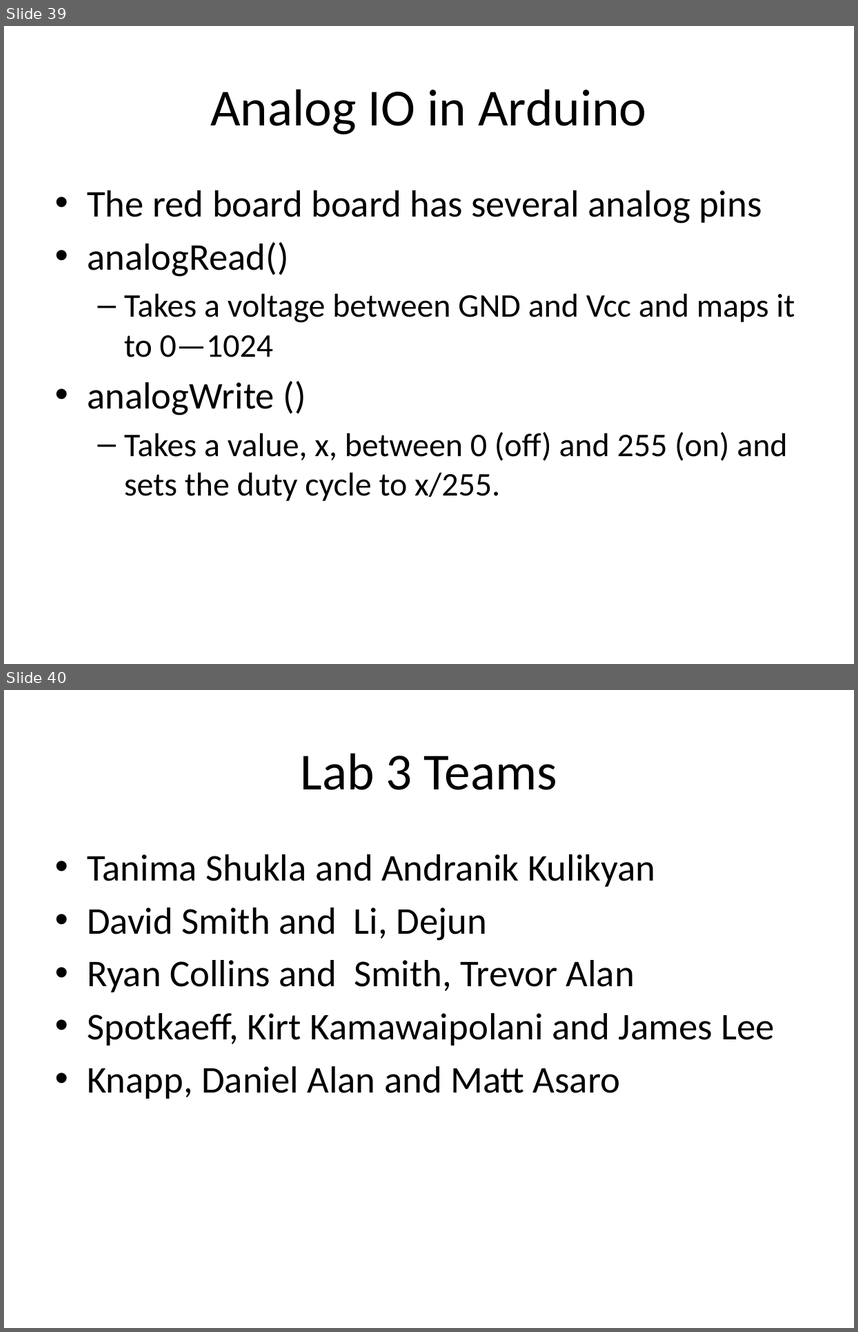
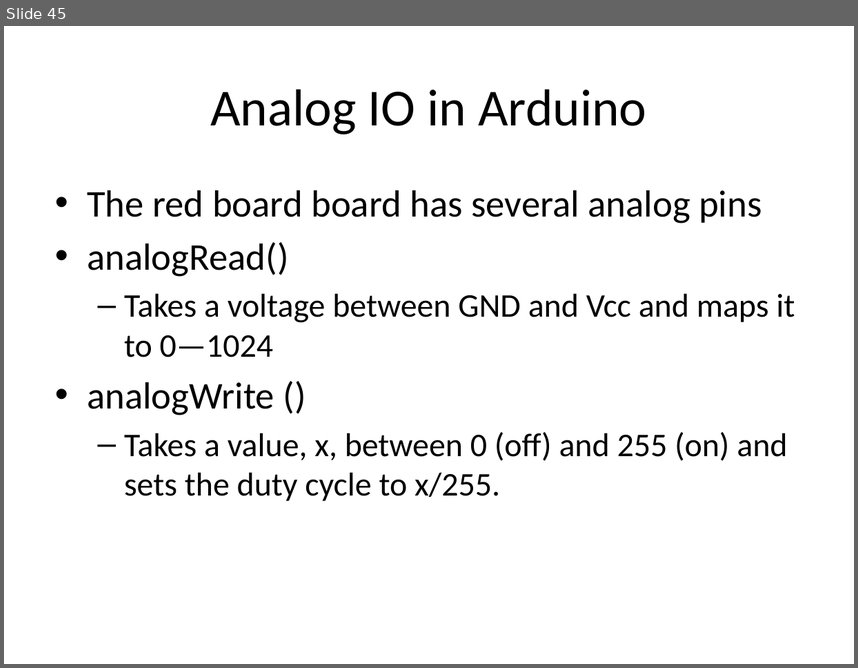
Before and after one commit to NVSL/QuadClass-Resources, a slide deck: Lecture Slides/03-Components.pptx. Shown one above the other, each under a label of ours: slides 39 and 40 before the commit, slide 45 after it. The pictures are 858x1332 and 858x668 pixels, drawn with LibreOffice and Linux fonts; fonts in the diff are those of the drawing. Boxes give left, top, right and bottom in pixels: in the first picture for what was removed or moved away, otherwise in the second. Text is boxed around its words. In the diff, an @@ line names an element or a change of style, - is before the commit and + after.

```diff
--- a/Lecture Slides/03-Components.pptx
+++ b/Lecture Slides/03-Components.pptx
@@ slide 40 removed at bbox=[4, 690, 854, 1328], background #FFFFFF @@
@@ title removed at bbox=[301, 753, 557, 790] @@
-Lab 3 Teams
@@ text removed at bbox=[87, 854, 774, 1098] @@
-• Tanima Shukla and Andranik Kulikyan
-• David Smith and Li, Dejun
-• Ryan Collins and Smith, Trevor Alan
-• Spotkaeff, Kirt Kamawaipolani and James Lee
-• Knapp, Daniel Alan and Matt Asaro
@@ what was slide 39 is now slide 45 @@
```
Also in this commit, not shown: 3 slides changed, 6 slides added, 4 other files.
